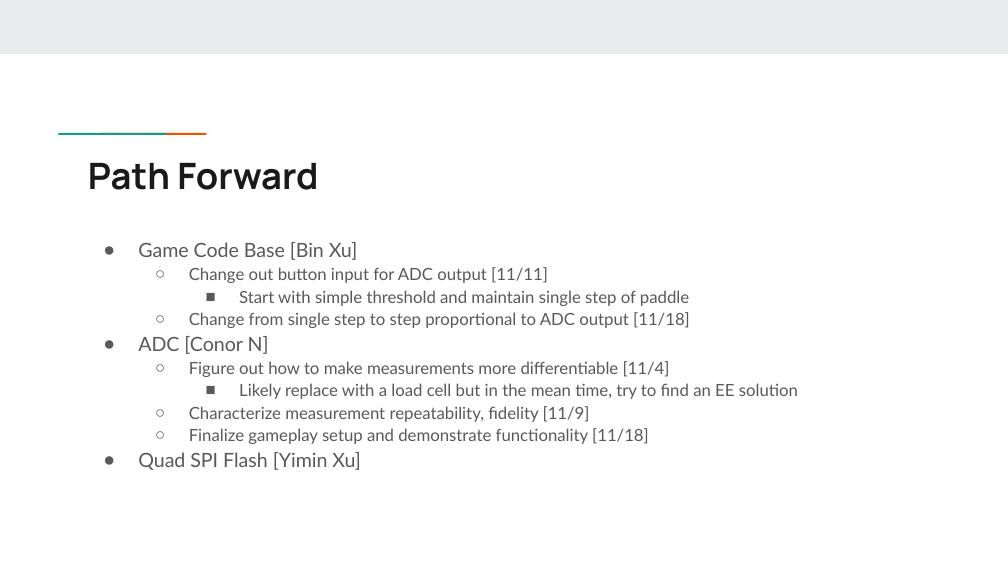
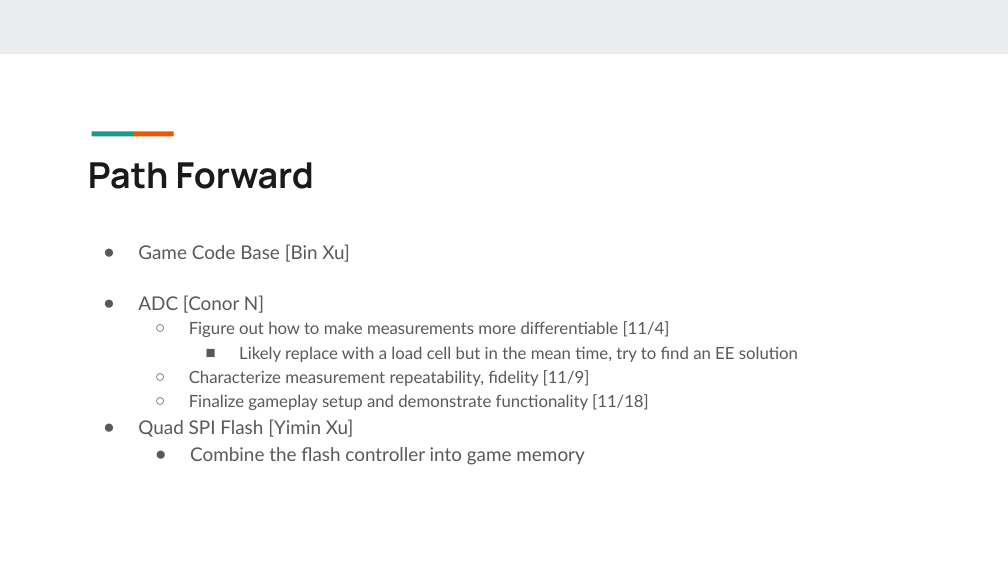
Before and after one commit to xu842251462/EC551_FinalProject, a slide deck: slide 13 of Presentations/EC551SecondProjectPresentation.pptx (slide 12 before the commit). Drawn at 1008x567 pixels with LibreOffice and Linux fonts; fonts in the diff are those of the drawing. Boxes give left, top, right and bottom in pixels: in the first picture for what was removed or moved away, otherwise in the second. Text is boxed around its words. In the diff, an @@ line names an element or a change of style, - is before the commit and + after.

```diff
--- a/Presentations/EC551SecondProjectPresentation.pptx
+++ b/Presentations/EC551SecondProjectPresentation.pptx
@@ title "Path Forward" at [88, 162, 314, 189]: size 34.7 to 34 pt @@
@@ text at [138, 244, 798, 437]: size 18.7 to 18 pt in "Game Code Base [Bin Xu]", "ADC [Conor N]", "Quad SPI Flash [Yimin Xu]"; line spacing 1.05 to 1.15 @@
@@ text at [189, 267, 690, 328]: paragraphs removed @@
-  ○ Change out button input for ADC output [11/11]
-    ■ Start with simple threshold and maintain single step of paddle
-  ○ Change from single step to step proportional to ADC output [11/18]
@@ text at [190, 447, 584, 465]: paragraph added @@
+  ● Combine the flash controller into game memory
```
Also in this commit, not shown: 10 other slides changed, 2 slides added, 1 slide removed.
